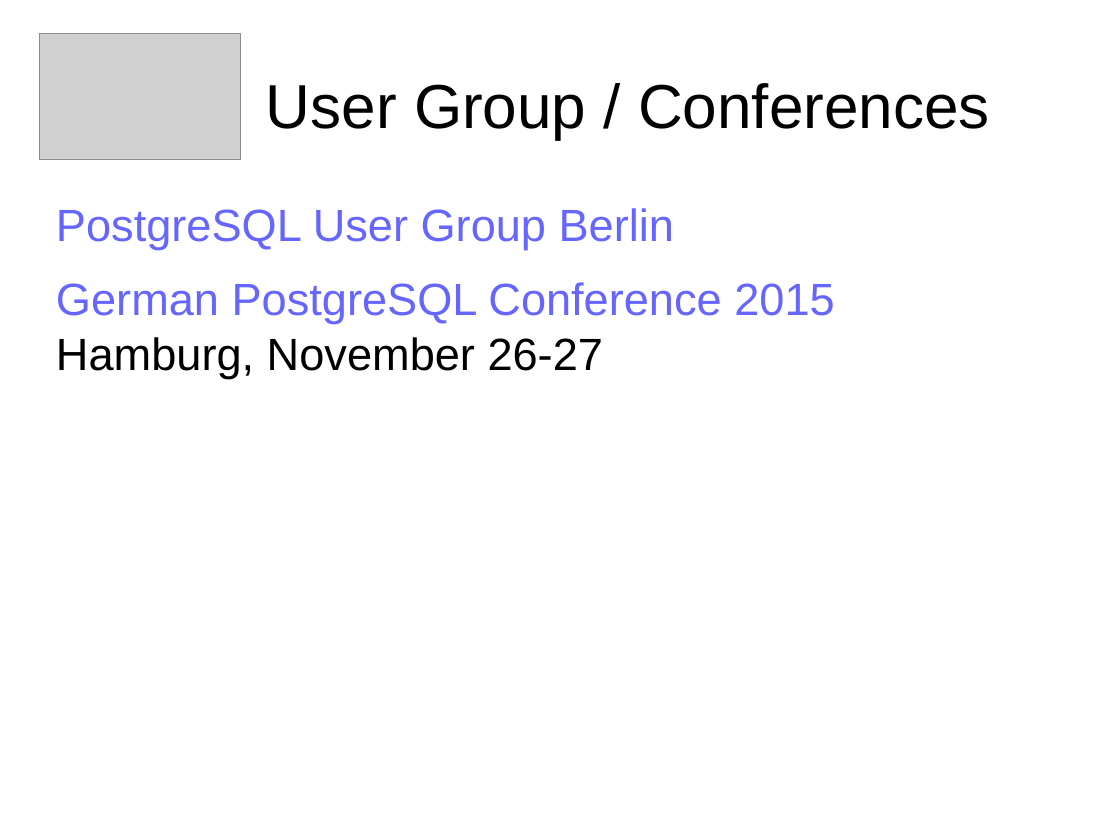
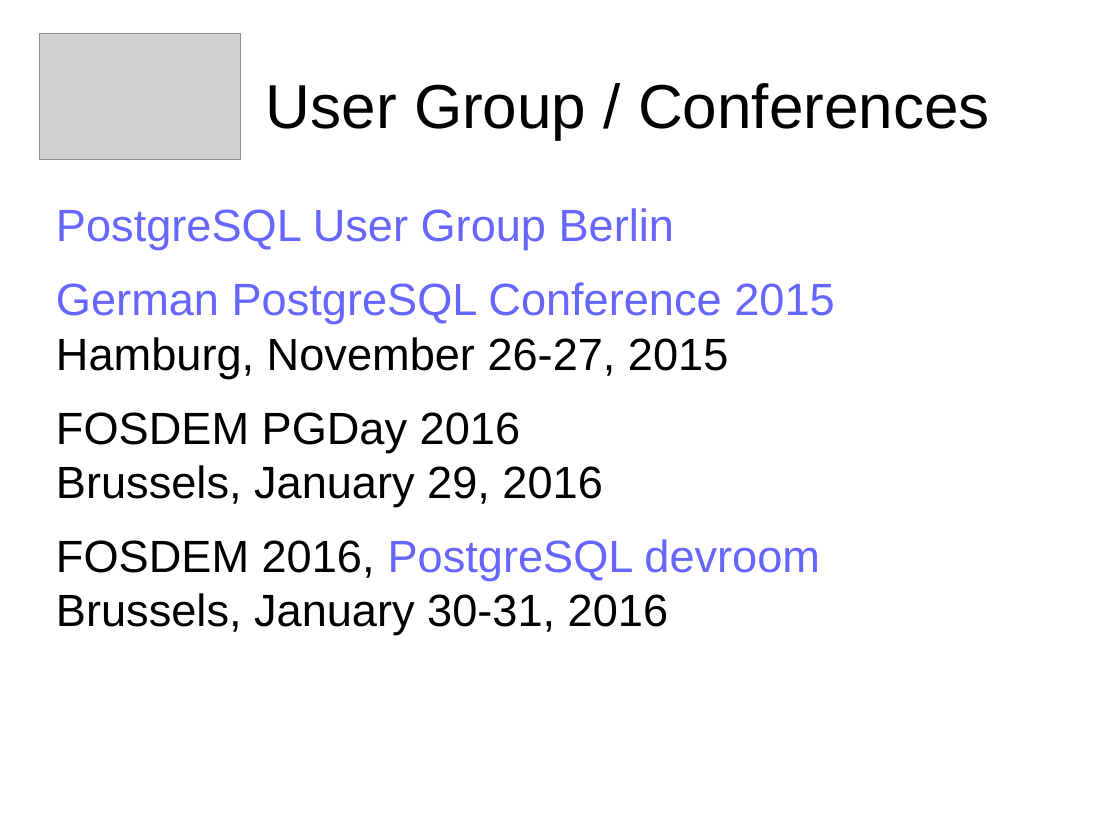
Before and after one commit to sjstoelting/talks, a slide deck: slide 28 of one-database-to-rule-em-all/PostgreSQL-FDW.odp (slide 7 before the commit). Drawn at 1120x840 pixels with LibreOffice and Linux fonts; fonts in the diff are those of the drawing; grey boxes stand for pictures. Boxes give left, top, right and bottom in pixels: in the first picture for what was removed or moved away, otherwise in the second. Text is boxed around its words. In the diff, an @@ line names an element or a change of style, - is before the commit and + after.

```diff
--- a/one-database-to-rule-em-all/PostgreSQL-FDW.odp
+++ b/one-database-to-rule-em-all/PostgreSQL-FDW.odp
@@ text at (56,282,834,635): text changed; text colour #6666FF to #000000 @@
-German PostgreSQL Conference 2015
-Hamburg, November 26-27
+German PostgreSQL Conference 2015
+Hamburg, November 26-27, 2015
+FOSDEM PGDay 2016
+Brussels, January 29, 2016
+FOSDEM 2016, PostgreSQL devroom
+Brussels, January 30-31, 2016
```
Also in this commit, not shown: 21 slides added, 1 other file.
